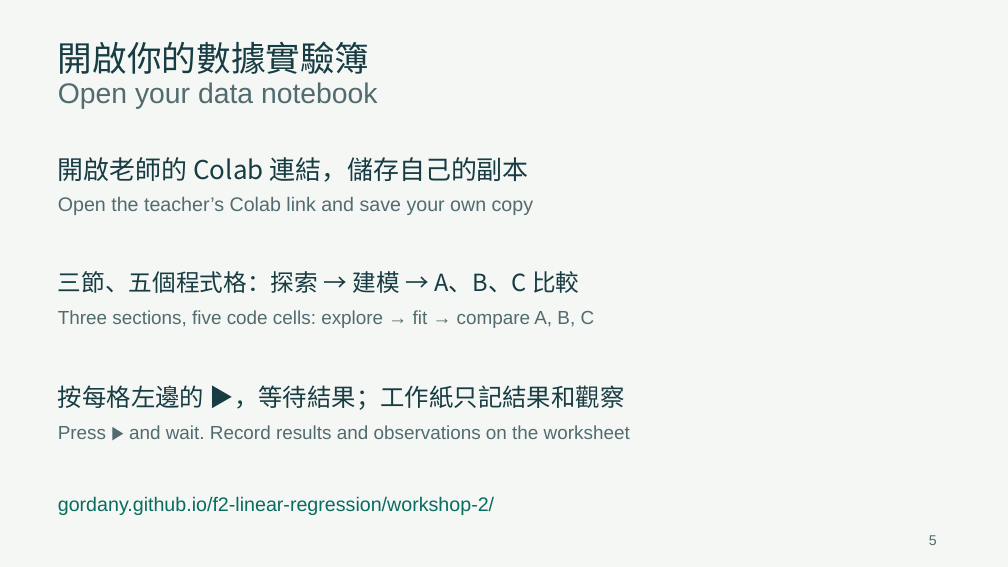
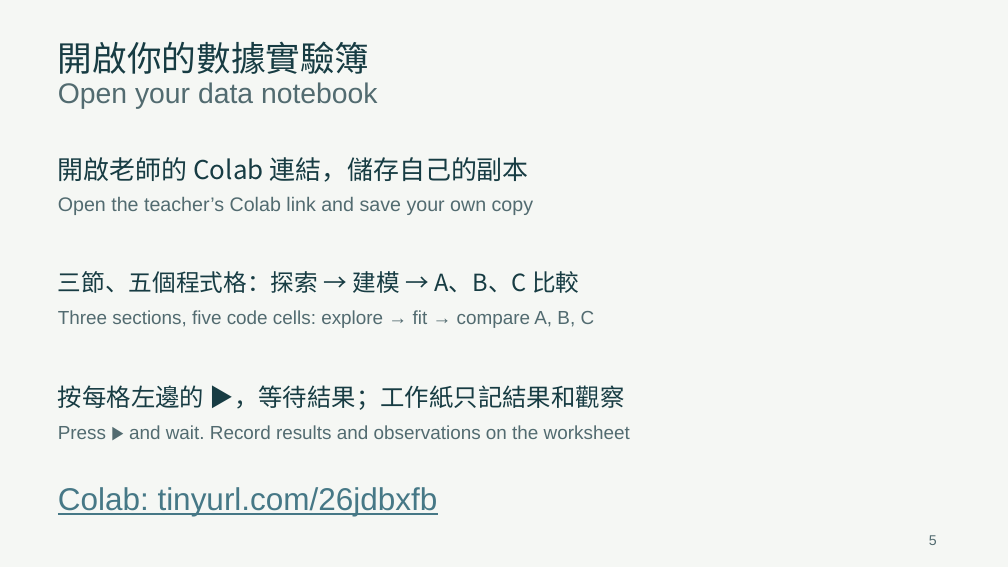
Before and after one commit to GordanY/f2-linear-regression, a slide deck: slide 5 of workshop-2/teacher-slides.pptx. Drawn at 1008x567 pixels with LibreOffice and Linux fonts; fonts in the diff are those of the drawing. Boxes give left, top, right and bottom in pixels: in the first picture for what was removed or moved away, otherwise in the second. Text is boxed around its words. In the diff, an @@ line names an element or a change of style, - is before the commit and + after.

Commit message:
Apply Astra review and add short Colab link to workshop 2

```diff
--- a/workshop-2/teacher-slides.pptx
+++ b/workshop-2/teacher-slides.pptx
@@ text at (58, 487, 438, 516): text changed; size 18.8 to 30 pt; text colour #086C61 to #467886 @@
-gordany.github.io/f2-linear-regression/workshop-2/
+Colab: tinyurl.com/26jdbxfb
```
Also in this commit, not shown: 4 other slides changed, 1 slide removed, 5 other files.
